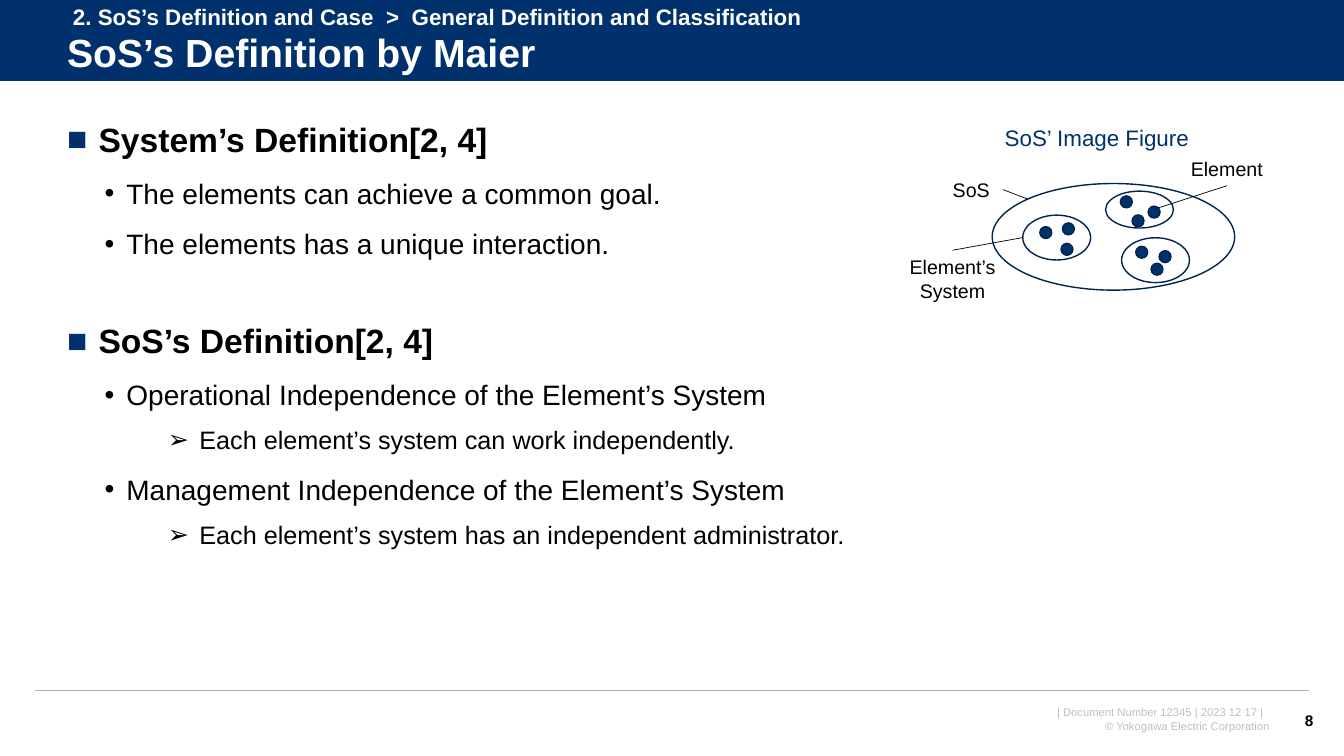
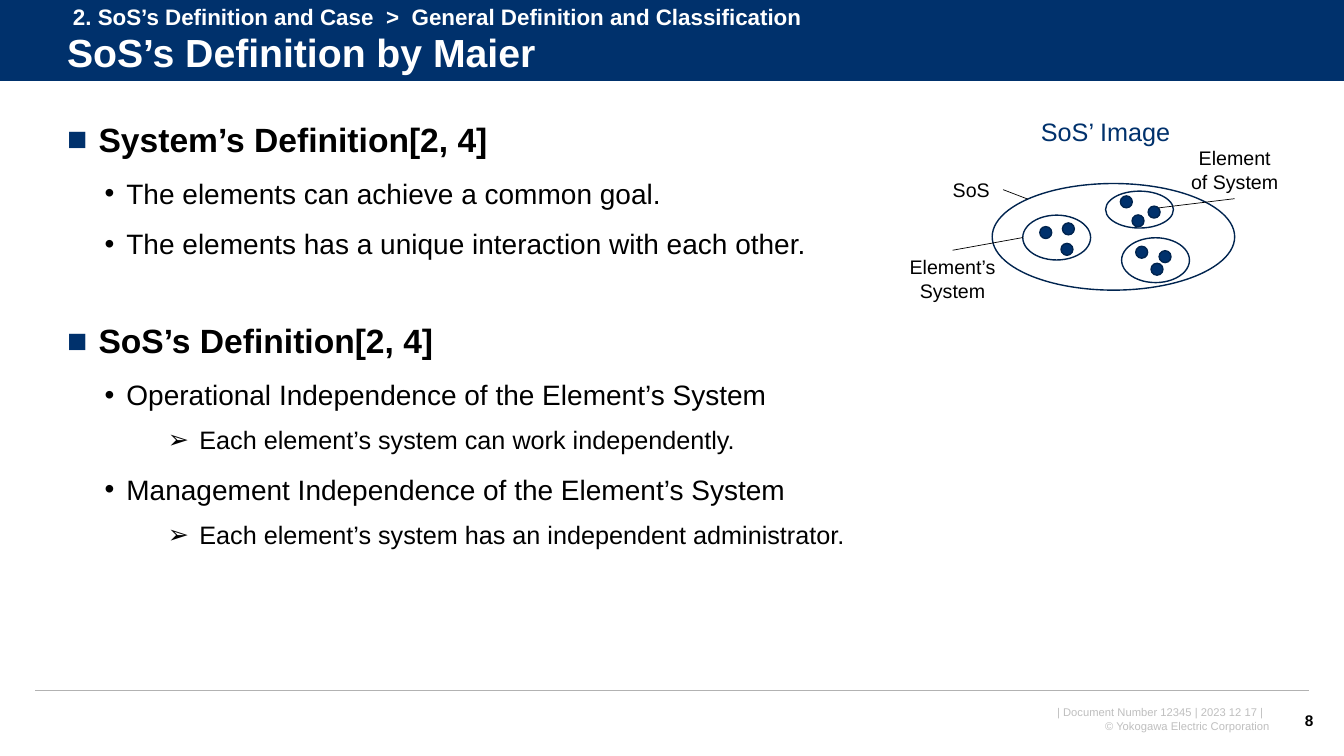
Before and after one commit to watarukumagai-git/opt, a slide deck: slide 8 of SoS/240322_SoS_kumagai.pptx. Drawn at 1344x756 pixels with LibreOffice and Linux fonts; fonts in the diff are those of the drawing; background and template pictures are left out. Boxes give left, top, right and bottom in pixels: in the first picture for what was removed or moved away, otherwise in the second. Text is boxed around its words. In the diff, an @@ line names an element or a change of style, - is before the commit and + after.

```diff
--- a/SoS/240322_SoS_kumagai.pptx
+++ b/SoS/240322_SoS_kumagai.pptx
@@ text at [1041, 123, 1170, 147]: text changed; size 16 to 18 pt @@
-SoS’ Image Figure
+SoS’ Image
@@ text at [1191, 150, 1278, 193]: text changed @@
-Element
+Element of System
@@ line moved from (1158, 208) - (1227, 186) to (1158, 208) - (1235, 199) @@
@@ text at [126, 233, 805, 259]: text changed @@
-  • The elements has a unique interaction.
+  • The elements has a unique interaction with each other.
```
Also in this commit, not shown: 9 other slides changed, 2 slides added, 2 slides removed.
